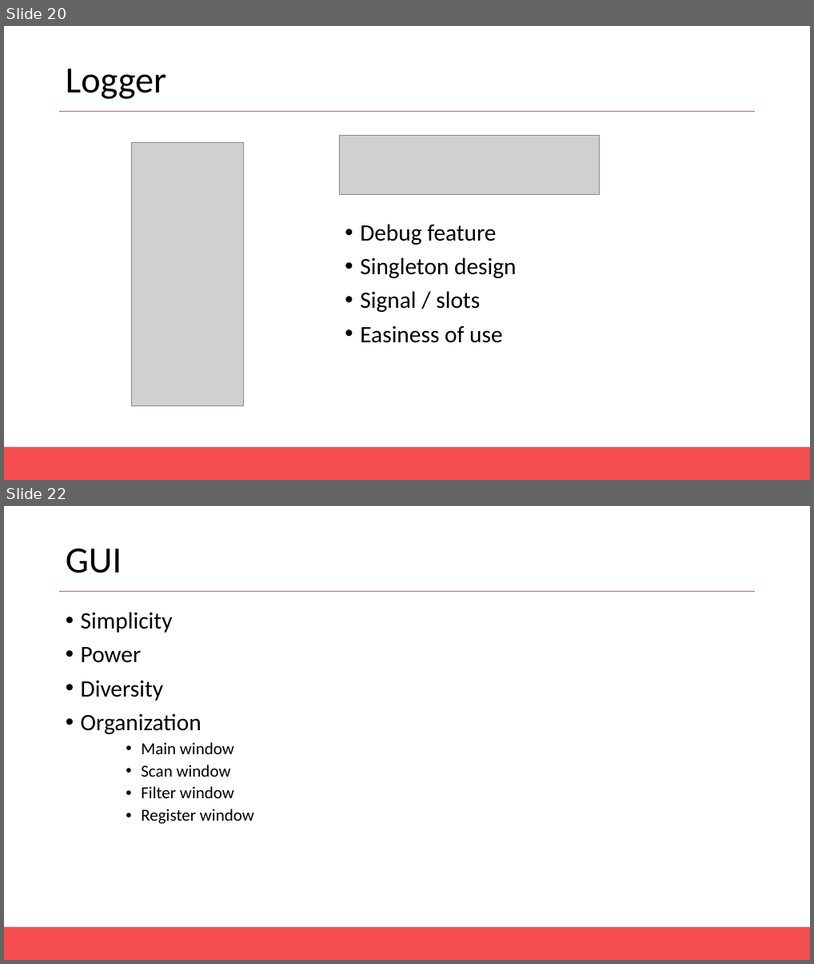
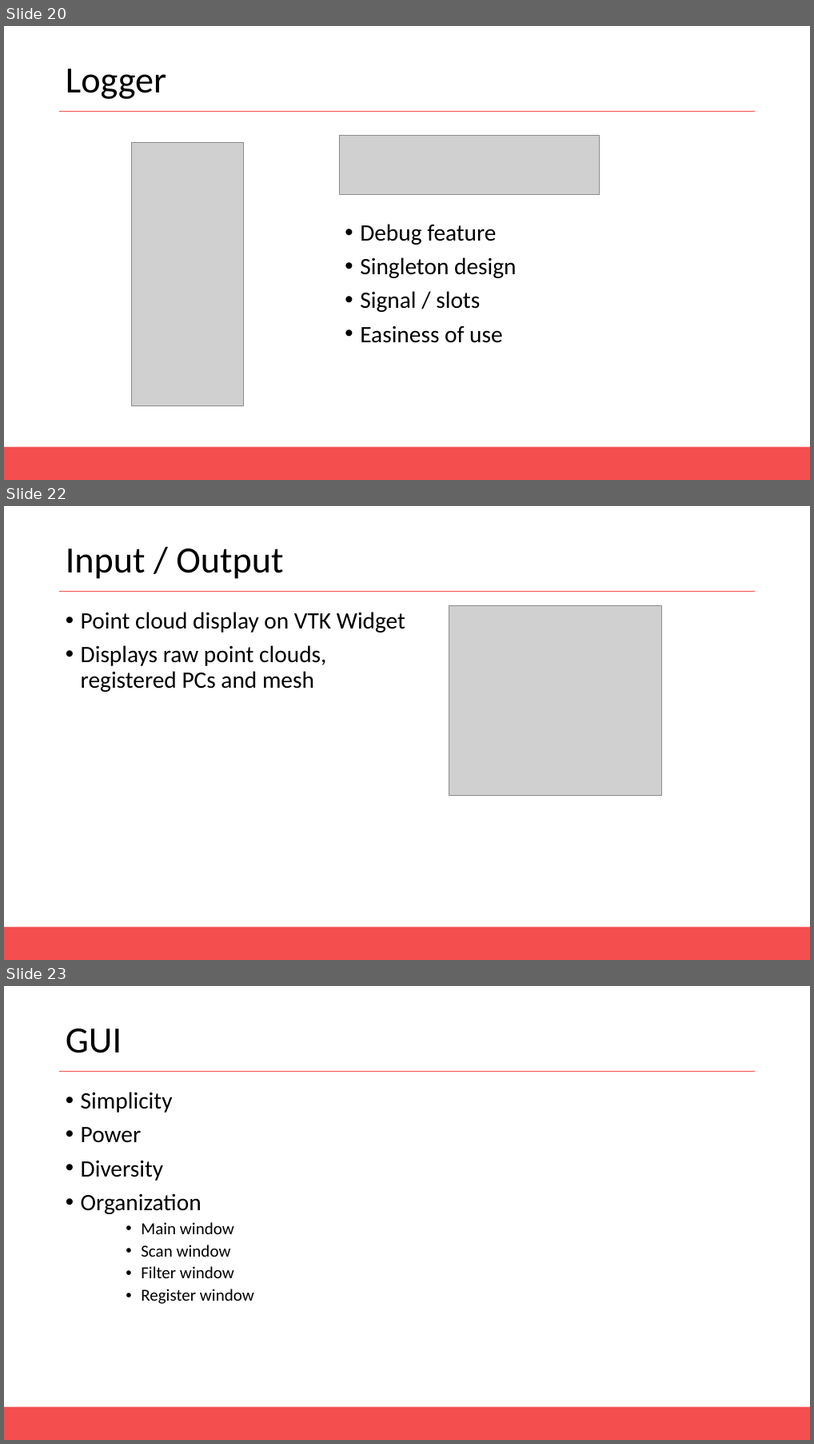
Before and after one commit to AntoineMerlet/3DScan, a slide deck: Presentation/MAGMA Presentation.pptx. Shown one above the other, each under a label of ours: slides 20 and 22 before the commit, slides 20, 22 and 23 after it; the slides between them are not shown. The pictures are 814x964 and 814x1444 pixels, drawn with LibreOffice and Linux fonts; fonts in the diff are those of the drawing; grey boxes stand for pictures. Boxes give left, top, right and bottom in pixels: in the first picture for what was removed or moved away, otherwise in the second. Text is boxed around its words. In the diff, an @@ line names an element or a change of style, - is before the commit and + after.

```diff
--- a/Presentation/MAGMA Presentation.pptx
+++ b/Presentation/MAGMA Presentation.pptx
@@ slide 22 added at <box>4,506,810,960</box>, background #FFFFFF; not listed: 2 template elements that a slide beside it also shows @@
@@ title added at <box>66,548,283,579</box>, 44 pt, text #000000 @@
+Input / Output
@@ text added at <box>81,612,406,692</box>, 28 pt, text #000000 @@
+• Point cloud display on VTK Widget
+• Displays raw point clouds, registered PCs and mesh
@@ picture added at <box>450,606,662,796</box> @@
@@ what was slide 22 is now slide 23 @@
```
Also in this commit, not shown: 7 slides changed, 3 other files.
